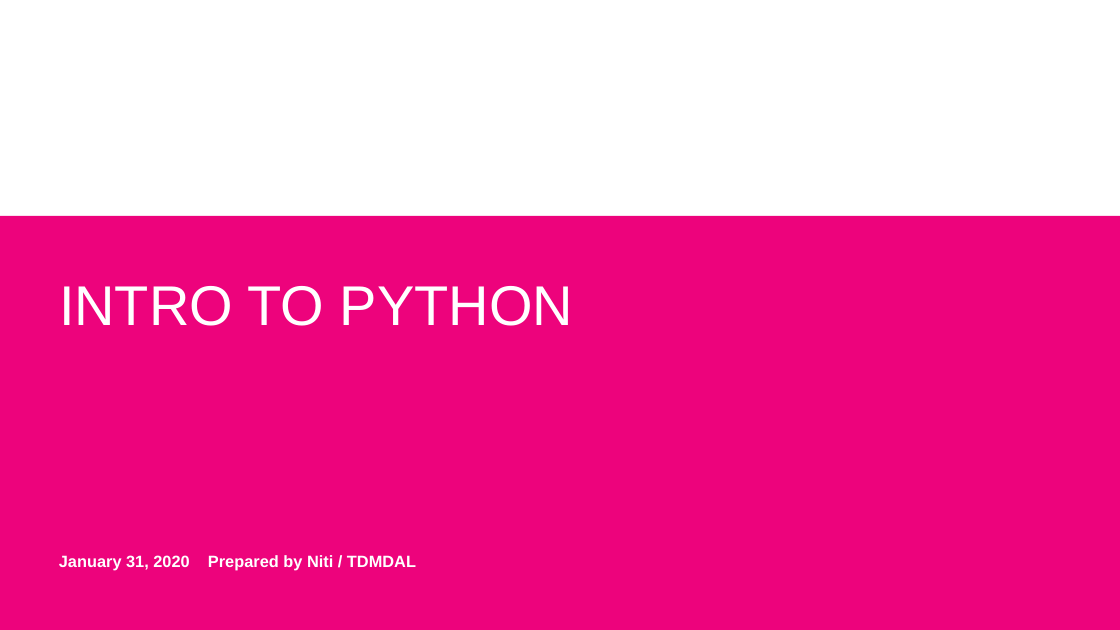
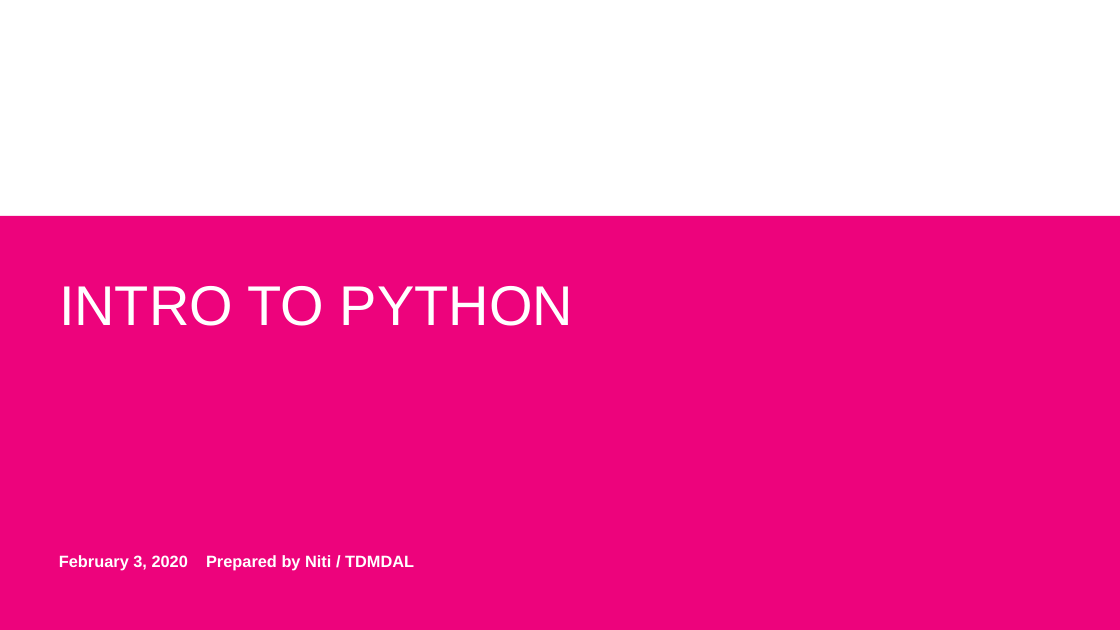
Before and after one commit to seanahmad/pythonRBAC-workshop, a slide deck: slide 1 of Python_forRBAC.pptx. Drawn at 1120x630 pixels with LibreOffice and Linux fonts; fonts in the diff are those of the drawing; background and template pictures are left out. Boxes give left, top, right and bottom in pixels: in the first picture for what was removed or moved away, otherwise in the second. Text is boxed around its words. In the diff, an @@ line names an element or a change of style, - is before the commit and + after.

Commit message:
some changes to slides

```diff
--- a/Python_forRBAC.pptx
+++ b/Python_forRBAC.pptx
@@ text at [59,555,414,570]: text changed @@
-January 31, 2020 Prepared by Niti / TDMDAL
+February 3, 2020 Prepared by Niti / TDMDAL
```
Also in this commit, not shown: 17 other slides changed, 2 other files.
